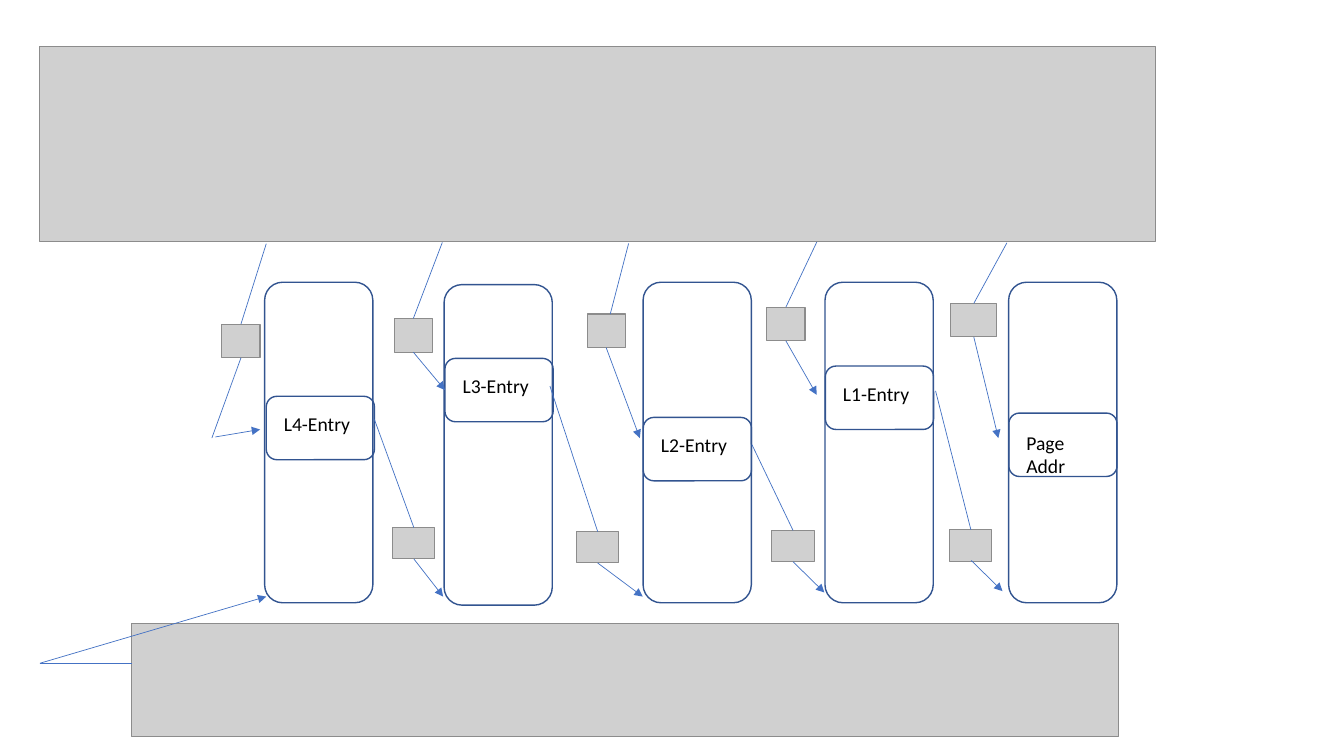
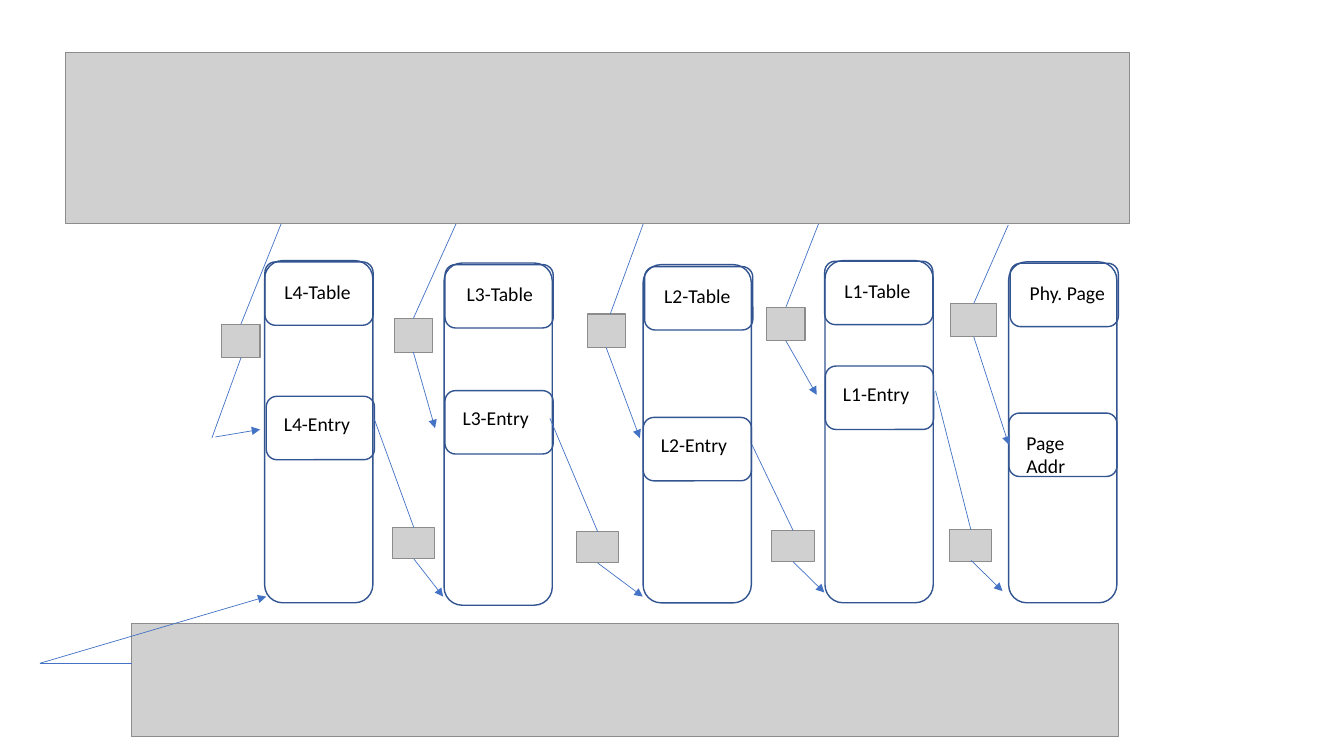
Before and after one commit to Contingent-Systems/vkern_paper, a slide deck: slide 3 of loca_virt_draft.pptx. Drawn at 1344x756 pixels with LibreOffice and Linux fonts; fonts in the diff are those of the drawing; grey boxes stand for pictures. Boxes give left, top, right and bottom in pixels: in the first picture for what was removed or moved away, otherwise in the second. Text is boxed around its words. In the diff, an @@ line names an element or a change of style, - is before the commit and + after.

```diff
--- a/loca_virt_draft.pptx
+++ b/loca_virt_draft.pptx
@@ picture: place and size @@
-picture at [40, 46, 1156, 242]
+picture at [66, 52, 1129, 224]
@@ line moved from (266, 244) - (241, 324) to (283, 220) - (241, 324) @@
@@ line moved from (443, 243) - (413, 319) to (458, 220) - (413, 319) @@
@@ line moved from (629, 244) - (610, 315) to (645, 219) - (610, 315) @@
@@ line moved from (817, 242) - (786, 308) to (821, 219) - (786, 308) @@
@@ line moved from (1007, 243) - (974, 303) to (1008, 225) - (974, 303) @@
@@ rounded rectangle: place and size @@
-rounded rectangle at [265, 282, 373, 603]
+rounded rectangle at [265, 261, 373, 603]
@@ rounded rectangle added at [265, 262, 373, 326], outline #325491 1 pt @@
@@ rounded rectangle: place and size @@
-rounded rectangle at [445, 284, 553, 605]
+rounded rectangle at [445, 263, 553, 605]
@@ rounded rectangle added at [445, 265, 553, 329], outline #325491 1 pt @@
@@ rounded rectangle: place and size @@
-rounded rectangle at [643, 282, 751, 603]
+rounded rectangle at [643, 265, 751, 604]
@@ rounded rectangle added at [644, 267, 752, 331], outline #325491 1 pt @@
@@ rounded rectangle: place and size @@
-rounded rectangle at [825, 282, 933, 603]
+rounded rectangle at [825, 261, 933, 603]
@@ rounded rectangle added at [825, 261, 933, 325], outline #325491 1 pt @@
@@ rounded rectangle: place and size @@
-rounded rectangle at [1009, 282, 1117, 603]
+rounded rectangle at [1009, 262, 1117, 603]
@@ rounded rectangle added at [1010, 263, 1118, 327], outline #325491 1 pt @@
@@ text added at [284, 285, 350, 299], 14 pt, text #000000 @@
+L4-Table
@@ text added at [467, 287, 533, 301], 14 pt, text #000000 @@
+L3-Table
@@ text added at [664, 289, 730, 303], 14 pt, text #000000 @@
+L2-Table
@@ text added at [844, 284, 910, 298], 14 pt, text #000000 @@
+L1-Table
@@ text added at [1030, 286, 1105, 304], 14 pt, text #000000 @@
+Phy. Page
@@ arrow moved from (413, 352) - (445, 390) to (413, 352) - (436, 429) @@
@@ arrow moved from (974, 337) - (998, 439) to (974, 337) - (1009, 445) @@
@@ rounded rectangle: place and size @@
-rounded rectangle at [445, 359, 553, 422]
+rounded rectangle at [445, 391, 553, 455]
@@ text "L3-Entry": place and size @@
-text "L3-Entry" at [463, 380, 529, 396]
+text "L3-Entry" at [463, 412, 529, 428]
@@ line moved from (551, 386) - (598, 531) to (551, 418) - (598, 531) @@
```
Also in this commit, not shown: 2 other slides changed, 1 other file.
